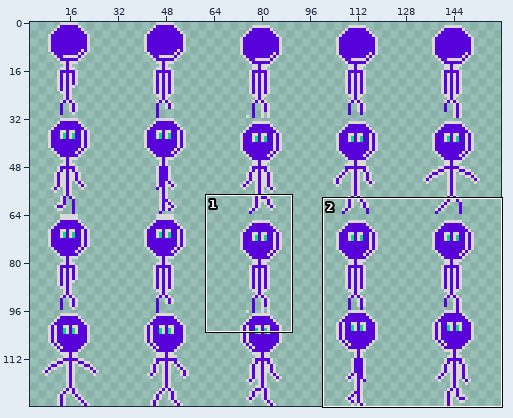
File history of a sprite sheet, assets/dummy/character_walking.png. The first picture is a wide view before the edit; the outline marks the close-up.
Close-up. Before the edit:
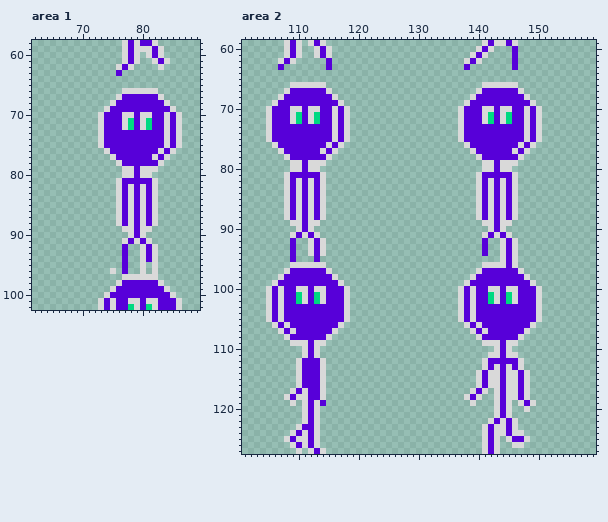
The file is 160x128 pixels. Colours within 5 levels of each other are drawn and written as one. Shown: area 1: x 62..89, y 58..102; area 2: x 101..159, y 59..127. The wide view leaves out empty margins. The commit also changed other parts of the picture, which this record leaves out.
Once edited:
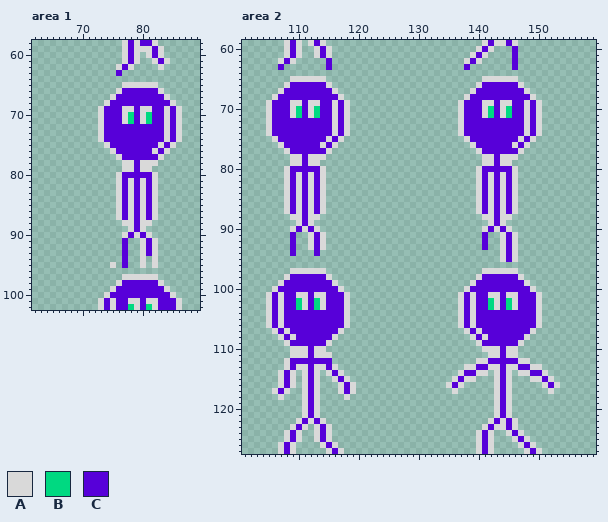
Palette (. is transparent): A #d9d9d9  B #00d981  C #5700d9
Difference:
Changed rows in their new state; - is an unchanged pixel.
Area 1:
first column x 73:
 65 ----AAAAAA----
 66 ---ACCCCCCA---
 67 --AC------CA--
 68 -AC--------CA-
 69 AC--AA-AA--ACA
 70 -----B--B-----
 72 ----CC-CC-----
 75 .A--------ACA.
 76 -.A------ACA.-
 77 --.A-----CA.--
 78 ---.AA-AAA.---
 79 ---------.----
 80 ---ACC-CCA----
 81 -----A-A------
first column x 75:
 88 -.A---A.
 89 --.---.-
 90 --ACACA-
 91 --C..ACA
 94 ------.-
 95 A-------
 96 .-.--.-.
Area 2:
first column x 105:
 65 ----AAAAAA--------------------------AAAAAA----
 66 ---ACCCCCCA------------------------ACCCCCCA---
 67 --AC------CA----------------------AC------CA--
 68 -AC--------CA--------------------AC--------CA-
 69 AC--AA-AA--ACA------------------AC--AA-AA--ACA
 70 -----B--B----------------------------B--B-----
 72 ----CC-CC---------------------------CC-CC-----
 75 .A--------ACA.------------------.A--------ACA.
 76 -.A------ACA.--------------------.A------ACA.-
 77 --.A-----CA.----------------------.A-----CA.--
 78 ---.AA-AAA.------------------------.AA-AAA.---
 79 ---------.-------------------------------.----
 80 ---ACC-CCA-------------------------ACC-CCA----
 81 -----A-A-----------------------------A-A------
first column x 105:
 88 ---.A---A.-------------------------.A---A.-------
 89 ----.---.---------------------------.---.--------
 90 ----ACACA---------------------------ACACA--------
 91 ----C..ACA--------------------------C..ACA-------
 94 -------.-.--------------------------.------------
 95 ----.---.----------------------------------------
 96 ----......--------------------------......-------
 97 ---.AAAAAA.------------------------.AAAAAA.------
 98 --.A------A.----------------------.A------A.-----
 99 -.A--------A.--------------------.A--------A.----
100 .AC--CC-CC--A.------------------.AC--CC-CC--A.---
101 -----A--A----------------------------A--A--------
103 -----BA-BA---------------------------BA-BA-------
106 ACAC--------CA------------------ACAC--------CA---
107 -ACAC------CA--------------------ACAC------CA----
108 --ACA-----CA----------------------ACA-----CA-----
109 ---ACCC-CCA------------------------ACCC-CCA------
110 ----AA---A--------------------------AA---A-------
111 ----AA---AA--------------------------------------
112 ---ACC---CC------------------------A-------A-----
113 ---AC-A-A-CA---------------------AACCA---ACCAA---
114 --ACA.A-A.ACA-------------------ACC-A.---.A-CCA--
115 --ACA.A-A.-ACA-----------------ACAA...---...AACA-
116 --ACA.A-A.--ACA---------------ACA--...---...--ACA
117 -ACA..--A.--ACA----------------A--...----...---A-
118 --A...--A.---A-------------------...-----...-----
119 ----.----.------------------------.-------...----
120 -------------------------------------------.-----
122 -----ACACA---------------------------------------
123 ----ACA.-CA--------------------------------------
124 ---ACA..-CA------------------------ACA..AC-------
125 ------..-CA------------------------ACA.-.A-------
126 --AC-....ACA-----------------------ACA.--.-CA----
127 --ACA.-...ACA----------------------ACA.----ACA---
